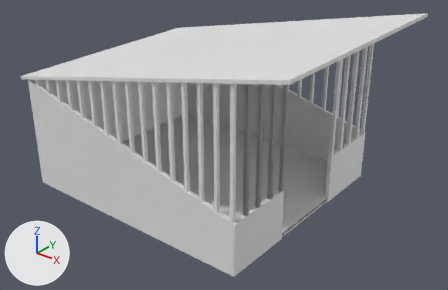
One commit to the Blender file Assets/Models/stall.blend: the scene before it, then after it.
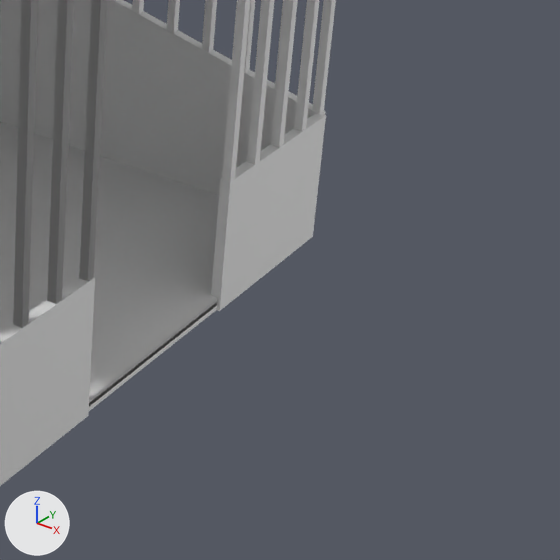
Each version appears first whole from a camera (50 mm lens) standing at (11.98, -13.89, 10.07) and looking at (1.43, -0.7, 1.89), and next in a close-up on the part from 56% to 100% of the width and 32% to 100% of the height. Lighting does not change. The marker at lower left points along +X, +Y and +Z.

Script lines for the objects in view, before the commit:
```python
me_cube = bpy.data.meshes.new('Cube')
me_cube.from_pydata(...)  # a box spanning x -1.0..1.0, y -1.0..1.0, z -1.0..1.0
me_cube_049 = bpy.data.meshes.new('Cube.049')
me_cube_049.from_pydata(...)  # a box spanning x -1.0..1.0, y -1.0..1.0, z -1.0..1.0
me_cube_051 = bpy.data.meshes.new('Cube.051')
me_cube_051.from_pydata(...)  # a box spanning x -1.0..1.0, y -1.0..1.0, z -1.0..1.0
ob_bars = bpy.data.objects.new('Bars', me_cube_049)
ob_bars.location = (3.92, 3.48, 3.31)
ob_bars.scale = (0.05, 0.05, 2.0)
ob_cube_040 = bpy.data.objects.new('Cube.040', me_cube_051)
ob_cube_040.parent = ob_bars
ob_cube_040.matrix_parent_inverse = Matrix(((20.0, 0.0, 0.0, -78.48), (0.0, 20.0, 0.0, -69.52), (0.0, 0.0, 0.5, -1.653), (0.0, 0.0, 0.0, 1.0)))
ob_cube_040.location = (3.978, 2.941, 3.306)
ob_cube_040.scale = (0.05, 0.05, 2.0)
ob_floor = bpy.data.objects.new('Floor', me_cube)
ob_floor.location = (0.0, 0.0, 0.0)
ob_floor.scale = (4.0, 3.5, 0.05)
# also in view: 'FrontWallRight' at (3.98, 2.36, 0.75); 'Cube.017' at (3.98, -2.48, 3.31); 'Cube.042' at (3.98, 1.32, 3.31); 'ModelWallRight' at (-0.01, 3.47, 1.75); 'FloorUneven' at (0.0, 0.0, 0.13)
```
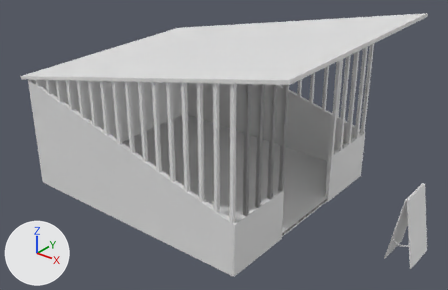
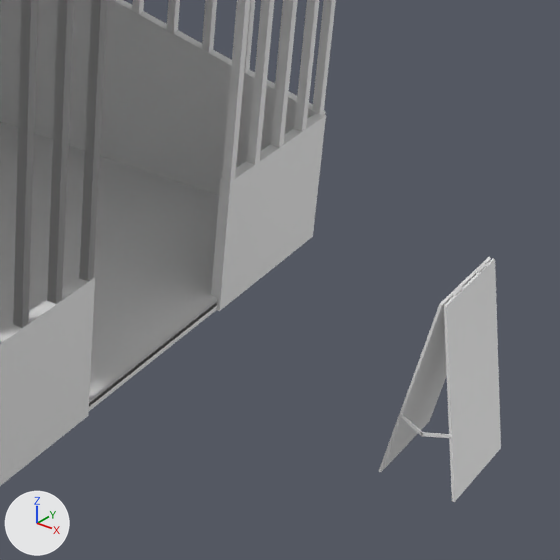
What changed in the scene script:
```text
Add me_cube_058:
    me_cube_058.from_pydata([], [], [])
Add me_cylinder:
    me_cylinder.from_pydata(...)  # a 5-sided cylinder along z spanning x -0.95..0.95, y -0.81..1.0, z -1.0..1.0
Add ob_cube_039:
    ob_cube_039 = bpy.data.objects.new('Cube.039', me_cube.copy())  # the mesh of ob_floor
    ob_cube_039.parent = ob_constructionsignparent
    ob_cube_039.matrix_parent_inverse = Matrix(((1.0, 0.0, 0.0, -7.417), (0.0, 1.0, 0.0, 0.0185), (0.0, 0.0, 1.0, -1.143), (0.0, 0.0, 0.0, 1.0)))
    ob_cube_039.location = (6.961, 0.0368, 1.03)
    ob_cube_039.rotation_euler = (0.0, 0.175, 0.0)  # degrees (0, 10, 0)
    ob_cube_039.scale = (0.0129, 0.542, 1.0)
Add ob_constructionsignparent:
    ob_constructionsignparent = bpy.data.objects.new('ConstructionSignParent', me_cube_058)
    ob_constructionsignparent.location = (7.417, -0.0185, 1.143)
Add ob_cube_044:
    ob_cube_044 = bpy.data.objects.new('Cube.044', me_cube.copy())  # the mesh of ob_floor
    ob_cube_044.parent = ob_constructionsignparent
    ob_cube_044.matrix_parent_inverse = Matrix(((1.0, 0.0, 0.0, -7.417), (0.0, 1.0, 0.0, 0.0185), (0.0, 0.0, 1.0, -1.143), (0.0, 0.0, 0.0, 1.0)))
    ob_cube_044.location = (7.348, 0.0368, 1.03)
    ob_cube_044.rotation_euler = (0.0, -0.175, 0.0)  # degrees (0, -10, 0)
    ob_cube_044.scale = (0.0129, 0.542, 1.0)
Add ob_cylinder:
    ob_cylinder = bpy.data.objects.new('Cylinder', me_cylinder)
    ob_cylinder.parent = ob_constructionsignparent
    ob_cylinder.matrix_parent_inverse = Matrix(((1.0, 0.0, 0.0, -7.417), (0.0, 1.0, 0.0, 0.0185), (0.0, 0.0, 1.0, -1.143), (0.0, 0.0, 0.0, 1.0)))
    ob_cylinder.location = (7.157, -0.21, 2.024)
    ob_cylinder.rotation_euler = (1.571, 0.0, 0.0)  # degrees (90, 0, 0)
    ob_cylinder.scale = (0.0205, 0.0205, 0.0829)
Add ob_cylinder_001:
    ob_cylinder_001 = bpy.data.objects.new('Cylinder.001', me_cylinder.copy())
    ob_cylinder_001.parent = ob_constructionsignparent
    ob_cylinder_001.matrix_parent_inverse = Matrix(((1.0, 0.0, 0.0, -7.417), (0.0, 1.0, 0.0, 0.0185), (0.0, 0.0, 1.0, -1.143), (0.0, 0.0, 0.0, 1.0)))
    ob_cylinder_001.location = (7.157, 0.314, 2.024)
    ob_cylinder_001.rotation_euler = (1.571, 0.0, 0.0)  # degrees (90, 0, 0)
    ob_cylinder_001.scale = (0.0205, 0.0205, 0.0829)
Add ob_cube_047:
    ob_cube_047 = bpy.data.objects.new('Cube.047', me_cube.copy())  # the mesh of ob_floor
    ob_cube_047.parent = ob_constructionsignparent
    ob_cube_047.matrix_parent_inverse = Matrix(((1.0, 0.0, 0.0, -7.417), (0.0, 1.0, 0.0, 0.0185), (0.0, 0.0, 1.0, -1.143), (0.0, 0.0, 0.0, 1.0)))
    ob_cube_047.location = (7.029, -0.509, 0.69)
    ob_cube_047.rotation_euler = (0.0, 0.47, 0.0)  # degrees (0, 27, 0)
    ob_cube_047.scale = (0.135, 0.00528, 0.0185)
Add ob_construction_sign:
    ob_construction_sign = bpy.data.objects.new('Construction Sign', me_cube.copy())  # the mesh of ob_floor
    ob_construction_sign.parent = ob_constructionsignparent
    ob_construction_sign.matrix_parent_inverse = Matrix(((1.0, 0.0, 0.0, -7.417), (0.0, 1.0, 0.0, 0.0185), (0.0, 0.0, 1.0, -1.143), (0.0, 0.0, 0.0, 1.0)))
    ob_construction_sign.location = (7.267, -0.509, 0.678)
    ob_construction_sign.rotation_euler = (0.0, -0.337, 0.0)  # degrees (0, -19, 0)
    ob_construction_sign.scale = (0.146, 0.00528, 0.0185)
```

Pixel boxes [x1, y1, x2, y2] of what changed, in the close-ups (560 x 560 px):
'Cube.044', added
    after: [444, 259, 501, 502]
'Cube.039', added
    after: [379, 257, 491, 472]
'Construction Sign', added
    after: [421, 432, 451, 438]
'Cube.047', added
    after: [399, 413, 423, 435]
'Cylinder', added
    after: [451, 286, 463, 296]
'Cylinder.001', added
    after: [475, 263, 486, 274]
